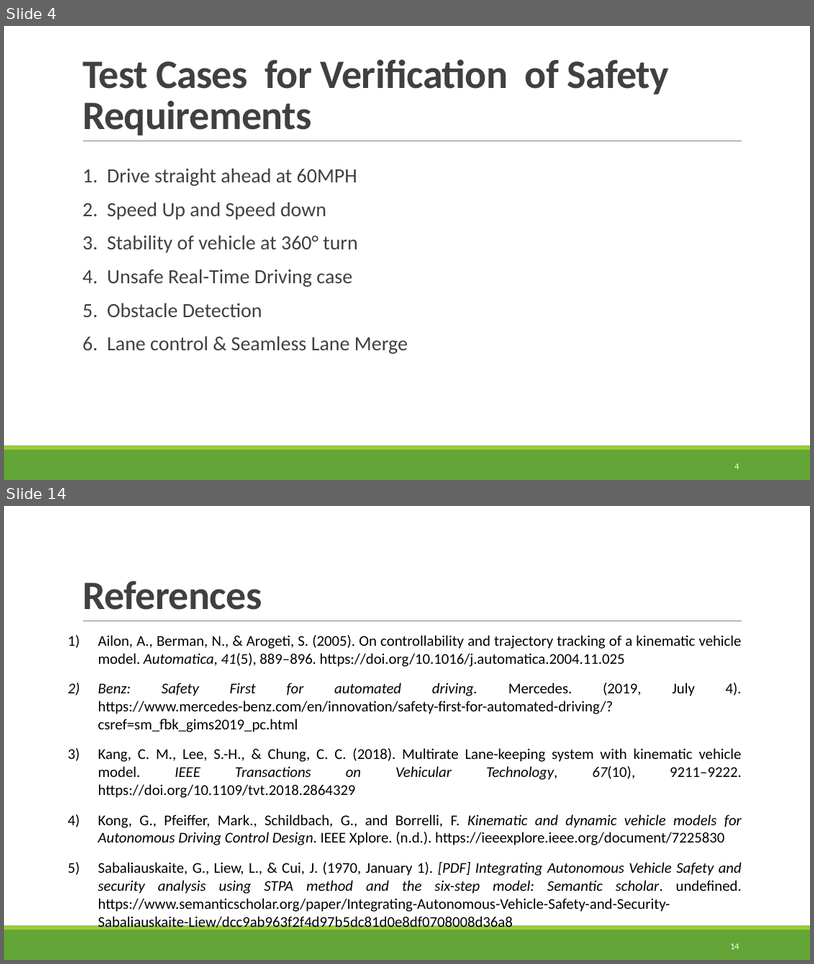
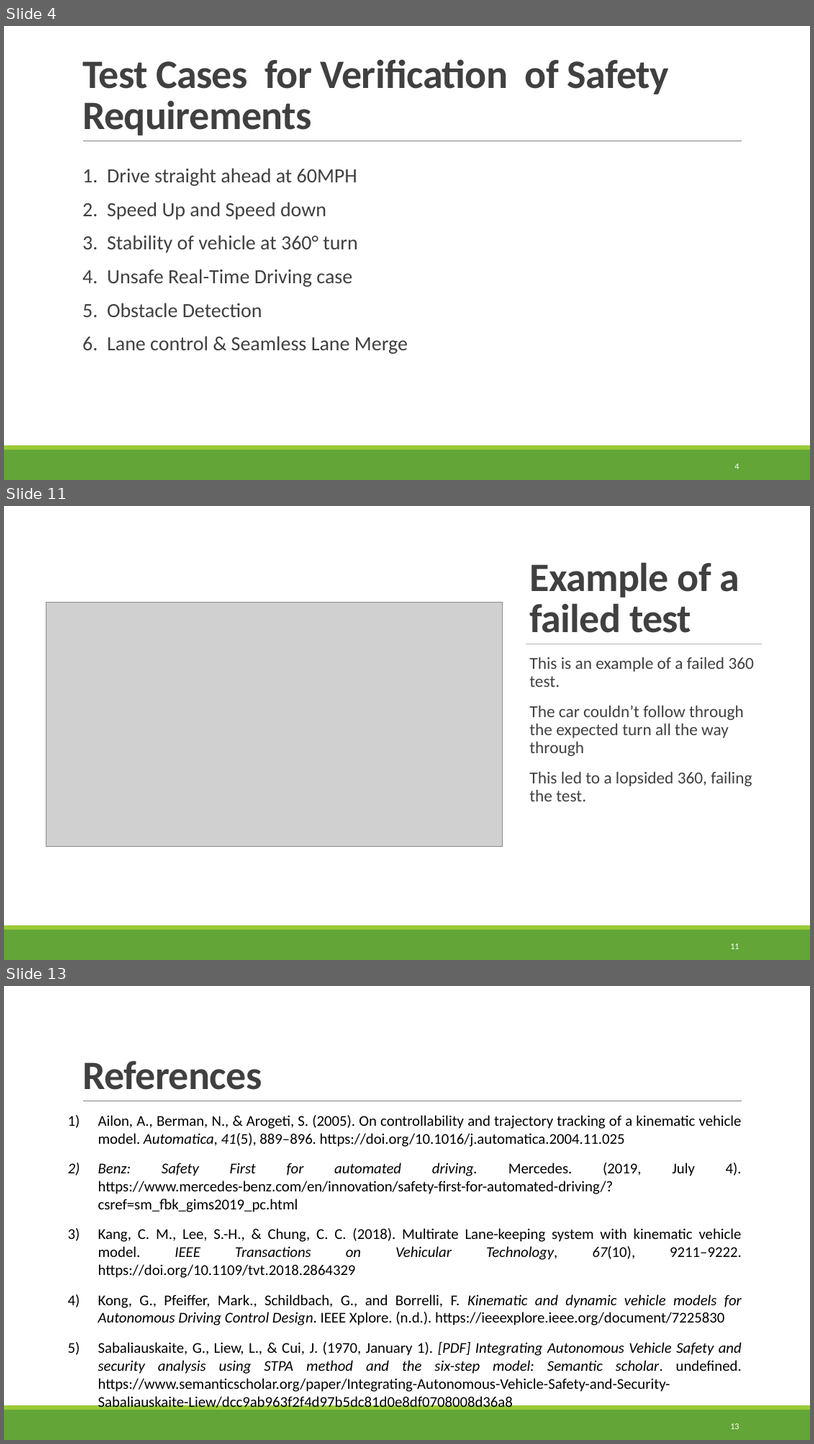
Before and after one commit to TytanRock/ECE-5734-Project, a slide deck: Project Progress Presentaion.pptx. Shown one above the other, each under a label of ours: slides 4 and 14 before the commit, slides 4, 11 and 13 after it; the slides between them are not shown. The pictures are 814x964 and 814x1444 pixels, drawn with LibreOffice and Linux fonts; fonts in the diff are those of the drawing; grey boxes stand for pictures. Boxes give left, top, right and bottom in pixels: in the first picture for what was removed or moved away, otherwise in the second. Text is boxed around its words. In the diff, an @@ line names an element or a change of style, - is before the commit and + after.

```diff
--- a/Project Progress Presentaion.pptx
+++ b/Project Progress Presentaion.pptx
@@ slide 11 added at (4, 506, 810, 960), background #FFFFFF @@
@@ rectangle added at (4, 506, 810, 925), fill #FFFFFF @@
@@ title added at (530, 562, 740, 633), 48 pt, text #404040, bold @@
+Example of a failed test
@@ picture added at (46, 602, 503, 846) @@
@@ line added from (526, 644) to (762, 644), #808080 0.5 pt @@
@@ text added at (530, 657, 754, 801), 20 pt, text #404040 @@
+  This is an example of a failed 360 test.
+  The car couldn’t follow through the expected turn all the way through
+  This led to a lopsided 360, failing the test.
@@ rectangle added at (4, 925, 810, 929), fill #99CB38 @@
@@ rectangle added at (4, 929, 810, 960), fill #63A537 @@
@@ page number added at (730, 943, 739, 949), 10.5 pt, text #FFFFFF @@
+11
@@ what was slide 14 is now slide 13 @@
@@ page number at (730, 1423, 739, 1429): text changed @@
-14
+13
```
Also in this commit, not shown: 7 slides changed, 1 other slide added, 3 slides removed, 7 other files.
